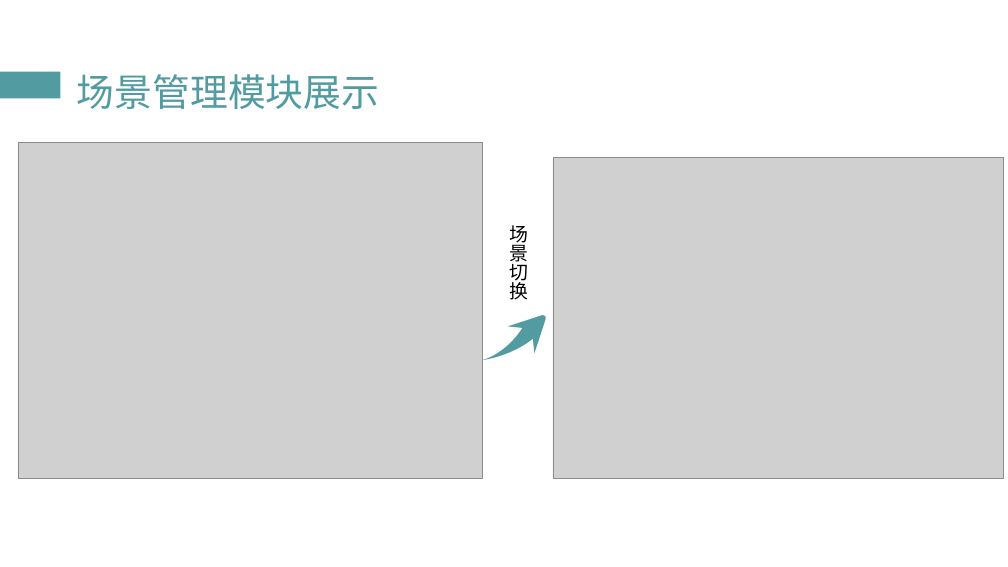
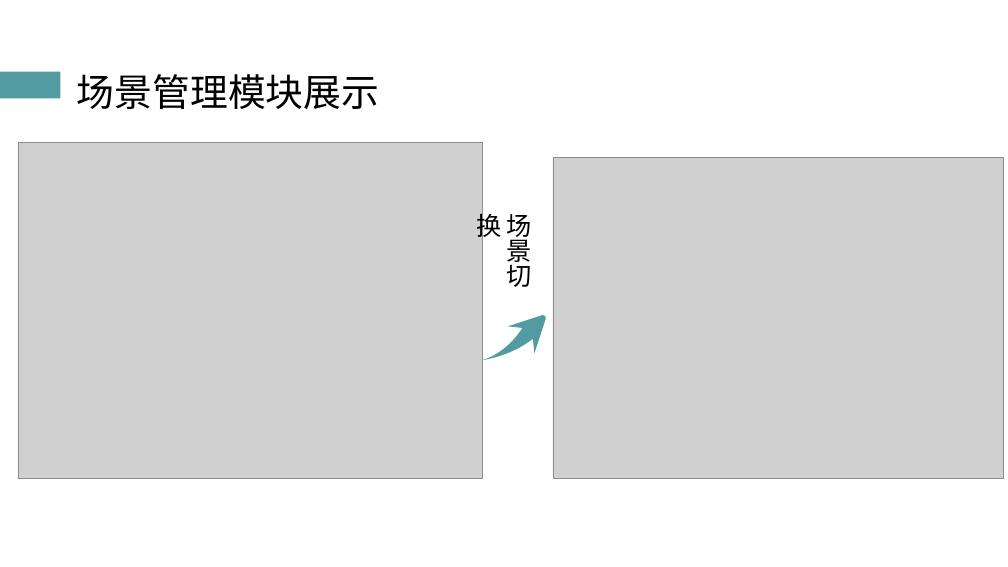
Before and after one commit to atom-chen/Main, a slide deck: slide 12 of OpenGL/答辩PPT.pptx (slide 11 before the commit). Drawn at 1008x567 pixels with LibreOffice and Linux fonts; fonts in the diff are those of the drawing; grey boxes stand for pictures. Boxes give left, top, right and bottom in pixels: in the first picture for what was removed or moved away, otherwise in the second. Text is boxed around its words. In the diff, an @@ line names an element or a change of style, - is before the commit and + after.

```diff
--- a/OpenGL/答辩PPT.pptx
+++ b/OpenGL/答辩PPT.pptx
@@ title "场景管理模块展示" at (77, 74, 379, 109): text colour #529BA0 to #000000 @@
@@ text "场景切换": place and size @@
-text "场景切换" at (509, 225, 528, 300)
+text "场景切换" at (506, 214, 531, 287)
@@ text "场景切换" at (506, 214, 531, 287): size 18 to 24 pt @@
```
Also in this commit, not shown: 32 other slides changed, 1 slide added, 2 other files.
